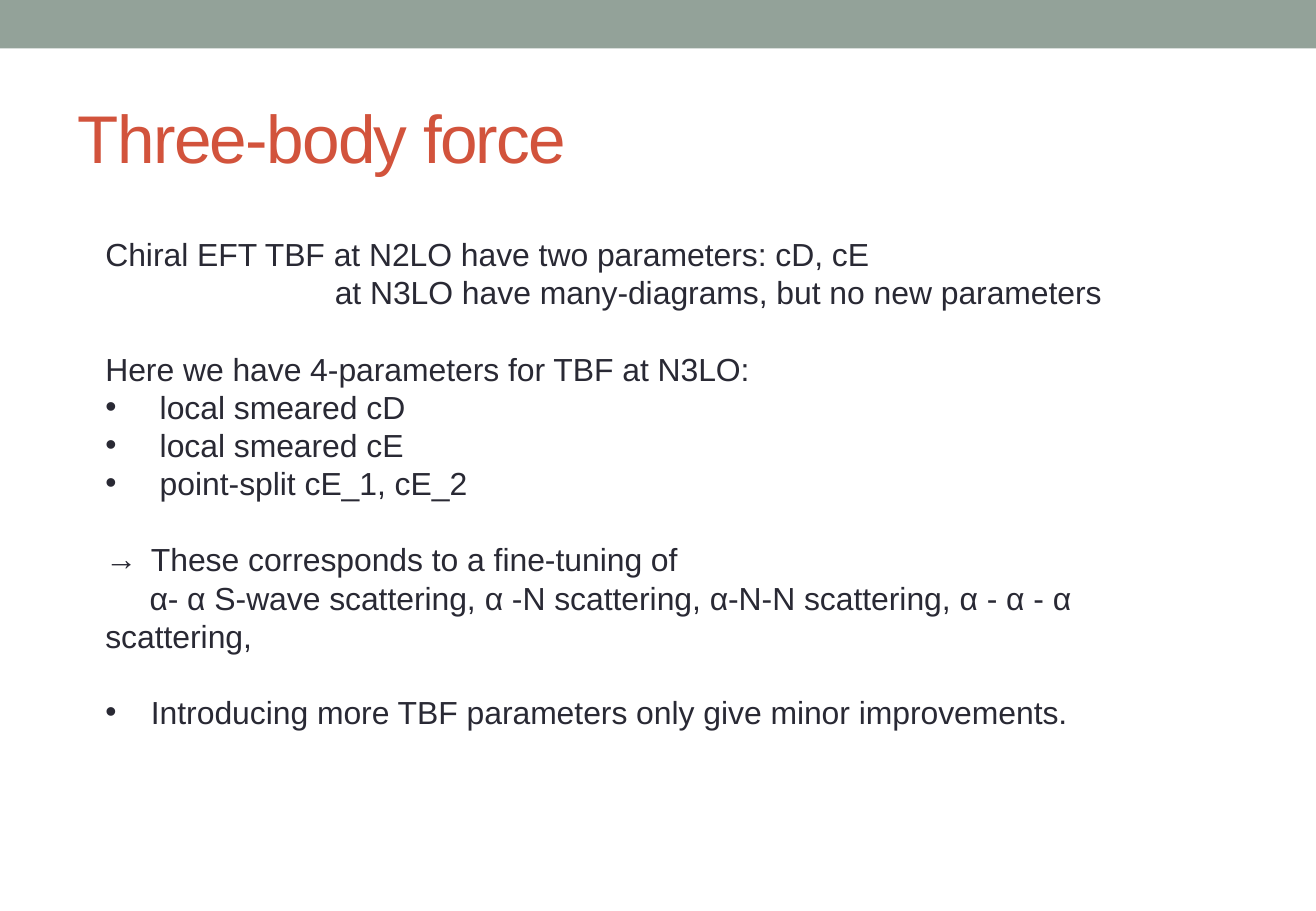
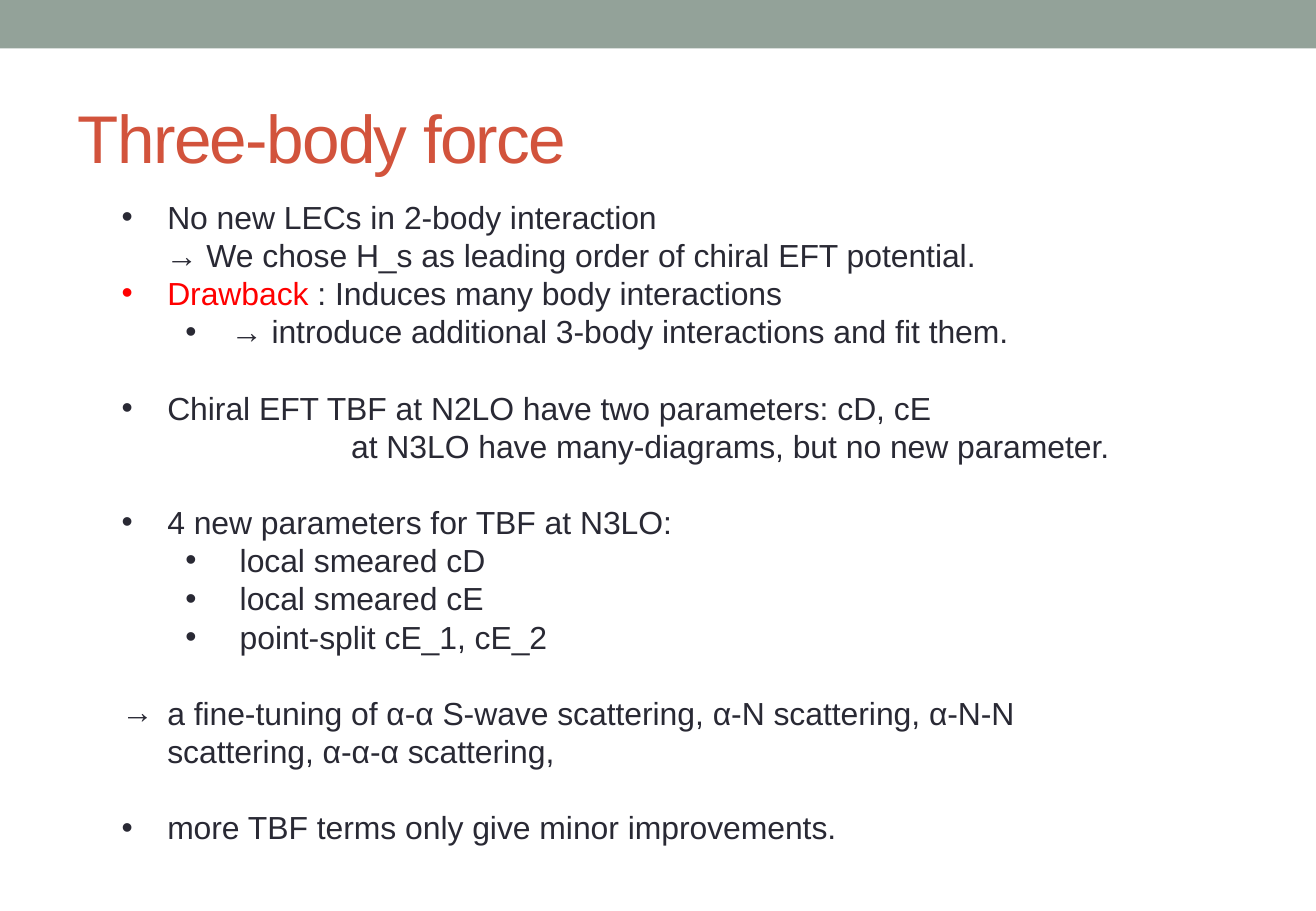
Before and after one commit to alphacentaury-github/NPSS2020, a slide deck: slide 22 of 20221020_KPS_송영호.pptx. Drawn at 1316x911 pixels with LibreOffice and Linux fonts; fonts in the diff are those of the drawing. Boxes give left, top, right and bottom in pixels: in the first picture for what was removed or moved away, otherwise in the second. Text is boxed around its words. In the diff, an @@ line names an element or a change of style, - is before the commit and + after.

```diff
--- a/20221020_KPS_송영호.pptx
+++ b/20221020_KPS_송영호.pptx
@@ text "No new LECs in 2-body ..." moved from (x1=105, y1=243, x2=1102, y2=731) to (x1=167, y1=206, x2=1109, y2=846) @@
@@ text at (x1=167, y1=206, x2=1009, y2=350): paragraphs added @@
+• No new LECs in 2-body interaction
+→ We chose H_s as leading order of chiral EFT potential.
+• Drawback : Induces many body interactions
+  • → introduce additional 3-body interactions and fit them.
@@ text at (x1=167, y1=397, x2=931, y2=655): bullet none to •; list level 1 to 2 in "local smeared cD"; list level 1 to 2 in "local smeared cE"; list level 1 to 2 in "point-split cE_1, cE_2" @@
@@ text at (x1=167, y1=435, x2=1109, y2=541): text changed @@
-at N3LO have many-diagrams, but no new parameters
-Here we have 4-parameters for TBF at N3LO:
+at N3LO have many-diagrams, but no new parameter.
+• 4 new parameters for TBF at N3LO:
@@ text at (x1=167, y1=702, x2=1014, y2=846): text changed @@
-→ These corresponds to a fine-tuning of
-α- α S-wave scattering, α -N scattering, α-N-N scattering, α - α - α scattering,
-• Introducing more TBF parameters only give minor improvements.
+→ a fine-tuning of α-α S-wave scattering, α-N scattering, α-N-N scattering, α-α-α scattering,
+• more TBF terms only give minor improvements.
```
Also in this commit, not shown: 10 other slides changed, 1 slide added, 3 slides removed, 1 other file.
